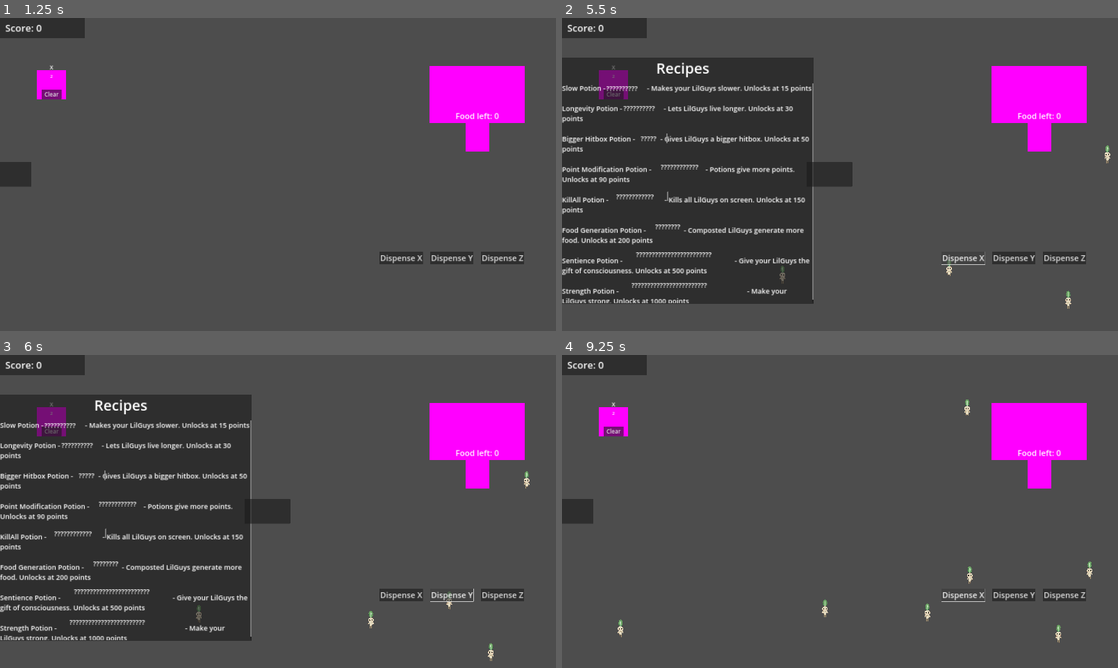
Above: before the commit, frames 1-4 (two rows, left to right).
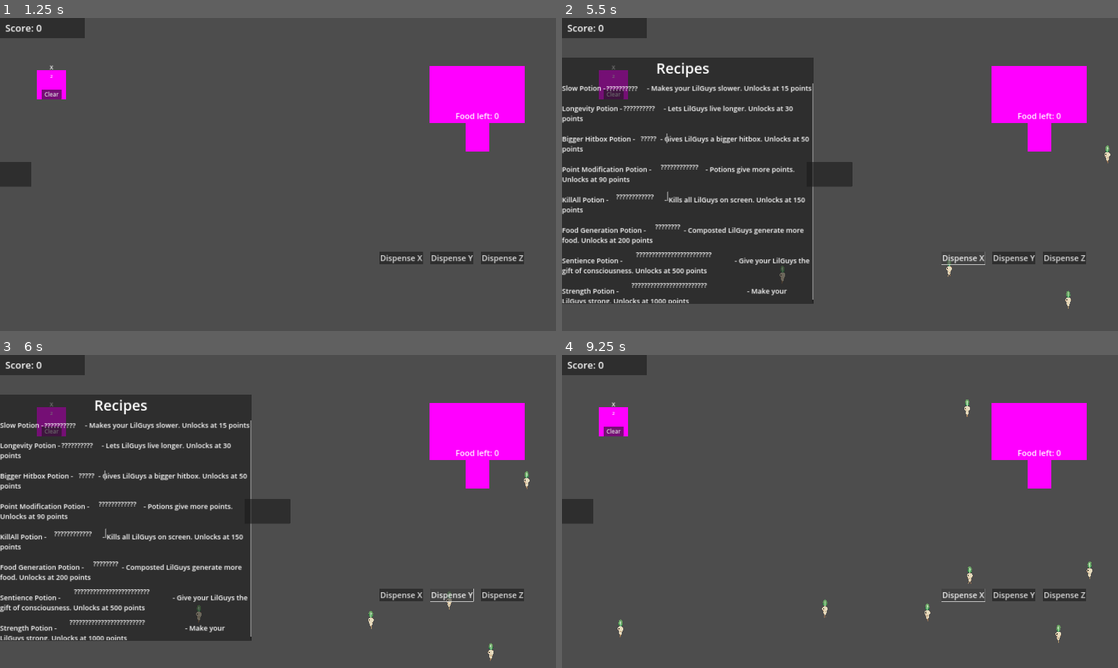
Above: after the commit, the same moments.

Repository: BoopEnthusiast/Cozy-Spring-Jam-2024
Game: Godot game, scene res://scenes/main_menu_screen.tscn
Same seed, same stepped clock (60 frames per second), same inputs: the game is played once before the commit and once after it.
Inputs (mouse positions are in pixels of both pictures, inside the frame that each line leads up to):
- Up to frame 1 (1.25 s): click "Play" at 0.5 s
- Up to frame 2 (5.5 s): click "Dispense X" at 1.25 s; click "Dispense Y" at 2 s; click "Dispense Z" at 2.75 s; click "Clear" at 3.5 s; click (573, 174) at 4.25 s; click "Dispense X" at 5 s
- Up to frame 3 (6 s): click "Dispense Y" at 5.75 s
- Up to frame 4 (9.25 s): click "Dispense Z" at 6.5 s; click "Clear" at 7.25 s; click (828, 511) at 8 s; click "Dispense X" at 8.75 s

Frame 1 is identical in both runs. In frame 2, less than 0.1% of the frame differs, in the area x 39-99%, y 42-93%; in frame 3, less than 0.1%; in frame 4, less than 0.1%, in the area x 10-96%, y 15-92%.

Commit message:
walking left animations

Diff:
--- a/scenes/lil_guy.tscn
+++ b/scenes/lil_guy.tscn
@@ -1,15 +1,39 @@
-[gd_scene load_steps=17 format=3 uid="uid://cf46qb3d2735i"]
+[gd_scene load_steps=41 format=3 uid="uid://cf46qb3d2735i"]
 
 [ext_resource type="Script" path="res://scripts/lil_guy.gd" id="1_j35jn"]
-[ext_resource type="Texture2D" uid="uid://c5xjhp4uxgt48" path="res://resources/LilGuy/dead.png" id="2_c1la0"]
+[ext_resource type="Texture2D" uid="uid://c5xjhp4uxgt48" path="res://resources/LilGuy/Starving/dead.png" id="2_5jx45"]
 [ext_resource type="Texture2D" uid="uid://dckvds4iwod4h" path="res://resources/LilGuy/Healthy/body.png" id="3_vxd5f"]
 [ext_resource type="Texture2D" uid="uid://crcrl62mg1kjj" path="res://resources/LilGuy/Hungry/body.png" id="4_4jjmk"]
-[ext_resource type="Texture2D" uid="uid://d4jqxijidt3m0" path="res://resources/LilGuy/starving.png" id="5_1ws0y"]
+[ext_resource type="Texture2D" uid="uid://3pbwl4j4o23c" path="res://resources/LilGuy/Healthy/Walk left/happy_left_walk_0.png" id="5_xb2ba"]
 [ext_resource type="Script" path="res://scripts/lil_guy_sprite_display.gd" id="6_aqigi"]
+[ext_resource type="Texture2D" uid="uid://cgirb5ccqqrc4" path="res://resources/LilGuy/Healthy/Walk left/happy_left_walk_1.png" id="6_tvbl6"]
+[ext_resource type="Texture2D" uid="uid://de4lqagqcfnet" path="res://resources/LilGuy/Healthy/Walk left/happy_left_walk_2.png" id="7_dw5h1"]
 [ext_resource type="Texture2D" uid="uid://dp6ow6cq6v8hr" path="res://resources/LilGuy/Healthy/mid_leaf.png" id="7_ukary"]
 [ext_resource type="Texture2D" uid="uid://b5nycrkfioym2" path="res://resources/LilGuy/Hungry/mid_leaf.png" id="8_ef81y"]
+[ext_resource type="Texture2D" uid="uid://ce3jrjup6epd8" path="res://resources/LilGuy/Healthy/Walk left/happy_left_walk_3.png" id="8_s4yab"]
 [ext_resource type="Texture2D" uid="uid://bgxou3q6kq7p2" path="res://resources/LilGuy/Healthy/leaf_top.png" id="9_5a6cn"]
+[ext_resource type="Texture2D" uid="uid://d2fv0u503r3jt" path="res://resources/LilGuy/Healthy/Walk left/happy_left_walk_4.png" id="9_n1g0n"]
+[ext_resource type="Texture2D" uid="uid://d1sl5ldluylnb" path="res://resources/LilGuy/Healthy/Walk left/happy_left_walk_5.png" id="10_c8y63"]
 [ext_resource type="Texture2D" uid="uid://dx0ttmvt0ihwp" path="res://resources/LilGuy/Hungry/leaf_top.png" id="10_ghp46"]
+[ext_resource type="Texture2D" uid="uid://cm3k0leg0oafa" path="res://resources/LilGuy/Healthy/Walk left/happy_left_walk_6.png" id="11_xisah"]
+[ext_resource type="Texture2D" uid="uid://bgdcxkpky4v5j" path="res://resources/LilGuy/Healthy/Walk left/happy_left_walk_7.png" id="12_kpt8y"]
+[ext_resource type="Texture2D" uid="uid://caf70k475l8mh" path="res://resources/LilGuy/Hungry/walk left/hungry_left_walk_0.png" id="13_lcvk3"]
+[ext_resource type="Texture2D" uid="uid://ccmjgkh2xq518" path="res://resources/LilGuy/Hungry/walk left/hungry_left_walk_1.png" id="14_15v63"]
+[ext_resource type="Texture2D" uid="uid://buf6rnpmtn2cv" path="res://resources/LilGuy/Hungry/walk left/hungry_left_walk_2.png" id="15_ooupo"]
+[ext_resource type="Texture2D" uid="uid://dwkgi8mnmb2af" path="res://resources/LilGuy/Hungry/walk left/hungry_left_walk_3.png" id="16_lfy5y"]
+[ext_resource type="Texture2D" uid="uid://bwlrd5o6c0xjl" path="res://resources/LilGuy/Hungry/walk left/hungry_left_walk_4.png" id="17_numbc"]
+[ext_resource type="Texture2D" uid="uid://cyws4u71hjqhc" path="res://resources/LilGuy/Hungry/walk left/hungry_left_walk_5.png" id="18_7vg30"]
+[ext_resource type="Texture2D" uid="uid://c1e3tdcfe5d5m" path="res://resources/LilGuy/Hungry/walk left/hungry_left_walk_6.png" id="19_pmtpy"]
+[ext_resource type="Texture2D" uid="uid://c2r1fqf18wjd0" path="res://resources/LilGuy/Hungry/walk left/hungry_left_walk_7.png" id="20_uhtnp"]
+[ext_resource type="Texture2D" uid="uid://d4jqxijidt3m0" path="res://resources/LilGuy/Starving/starving.png" id="21_hsy7g"]
+[ext_resource type="Texture2D" uid="uid://ijdxjmf4ccd" path="res://resources/LilGuy/Starving/walk_left/starving_walk_0.png" id="22_agi3p"]
+[ext_resource type="Texture2D" uid="uid://vmvl12muq3fp" path="res://resources/LilGuy/Starving/walk_left/starving_walk_1.png" id="23_sk25b"]
+[ext_resource type="Texture2D" uid="uid://q81bswtoicnq" path="res://resources/LilGuy/Starving/walk_left/starving_walk_2.png" id="24_lxnqv"]
+[ext_resource type="Texture2D" uid="uid://dial632v26c14" path="res://resources/LilGuy/Starving/walk_left/starving_walk_3.png" id="25_36iex"]
+[ext_resource type="Texture2D" uid="uid://dgg3od4miuo2e" path="res://resources/LilGuy/Starving/walk_left/starving_walk_4.png" id="26_cfmyt"]
+[ext_resource type="Texture2D" uid="uid://c4hxflrj2u76n" path="res://resources/LilGuy/Starving/walk_left/starving_walk_5.png" id="27_jkxmx"]
+[ext_resource type="Texture2D" uid="uid://c3u7trnp2xwsp" path="res://resources/LilGuy/Starving/walk_left/starving_walk_6.png" id="28_oig6s"]
+[ext_resource type="Texture2D" uid="uid://rvr07uermpe8" path="res://resources/LilGuy/Starving/walk_left/starving_walk_7.png" id="29_8lyns"]
 
 [sub_resource type="RectangleShape2D" id="RectangleShape2D_o3xo7"]
 size = Vector2(44, 86)
@@ -25,7 +49,7 @@
 animations = [{
 "frames": [{
 "duration": 1.0,
-"texture": ExtResource("2_c1la0")
+"texture": ExtResource("2_5jx45")
 }],
 "loop": true,
 "name": &"dead",
@@ -41,6 +65,35 @@
 }, {
 "frames": [{
 "duration": 1.0,
+"texture": ExtResource("5_xb2ba")
+}, {
+"duration": 1.0,
+"texture": ExtResource("6_tvbl6")
+}, {
+"duration": 1.0,
+"texture": ExtResource("7_dw5h1")
+}, {
+"duration": 1.0,
+"texture": ExtResource("8_s4yab")
+}, {
+"duration": 1.0,
+"texture": ExtResource("9_n1g0n")
+}, {
+"duration": 1.0,
+"texture": ExtResource("10_c8y63")
+}, {
+"duration": 1.0,
+"texture": ExtResource("11_xisah")
+}, {
+"duration": 1.0,
+"texture": ExtResource("12_kpt8y")
+}],
+"loop": true,
+"name": &"healthy_walk_left",
+"speed": 5.0
+}, {
+"frames": [{
+"duration": 1.0,
 "texture": ExtResource("4_4jjmk")
 }],
 "loop": true,
@@ -49,10 +102,68 @@
 }, {
 "frames": [{
 "duration": 1.0,
-"texture": ExtResource("5_1ws0y")
+"texture": ExtResource("13_lcvk3")
+}, {
+"duration": 1.0,
+"texture": ExtResource("14_15v63")
+}, {
+"duration": 1.0,
+"texture": ExtResource("15_ooupo")
+}, {
+"duration": 1.0,
+"texture": ExtResource("16_lfy5y")
+}, {
+"duration": 1.0,
+"texture": ExtResource("17_numbc")
+}, {
+"duration": 1.0,
+"texture": ExtResource("18_7vg30")
+}, {
+"duration": 1.0,
+"texture": ExtResource("19_pmtpy")
+}, {
+"duration": 1.0,
+"texture": ExtResource("20_uhtnp")
+}],
+"loop": true,
+"name": &"hungry_walk_left",
+"speed": 5.0
+}, {
+"frames": [{
+"duration": 1.0,
+"texture": ExtResource("21_hsy7g")
 }],
 "loop": true,
 "name": &"starving",
+"speed": 5.0
+}, {
+"frames": [{
+"duration": 1.0,
+"texture": ExtResource("22_agi3p")
+}, {
+"duration": 1.0,
+"texture": ExtResource("23_sk25b")
+}, {
+"duration": 1.0,
+"texture": ExtResource("24_lxnqv")
+}, {
+"duration": 1.0,
+"texture": ExtResource("25_36iex")
+}, {
+"duration": 1.0,
+"texture": ExtResource("26_cfmyt")
+}, {
+"duration": 1.0,
+"texture": ExtResource("27_jkxmx")
+}, {
+"duration": 1.0,
+"texture": ExtResource("28_oig6s")
+}, {
+"duration": 1.0,
+"texture": ExtResource("29_8lyns")
+}],
+"loop": true,
+"name": &"starving_walk_left",
 "speed": 5.0
 }]
 
@@ -109,6 +220,7 @@
 
 [node name="Timer" type="Timer" parent="."]
 wait_time = 30.0
+one_shot = true
 autostart = true
 
 [node name="Label" type="Label" parent="."]
@@ -123,6 +235,7 @@
 [node name="Sprite" type="AnimatedSprite2D" parent="."]
 scale = Vector2(0.05, 0.05)
 sprite_frames = SubResource("SpriteFrames_h2c4p")
+animation = &"starving_walk_left"
 script = ExtResource("6_aqigi")
 
 [node name="MidLeaf" type="AnimatedSprite2D" parent="."]
--- a/scripts/lil_guy.gd
+++ b/scripts/lil_guy.gd
@@ -3,13 +3,13 @@
 signal hunger_changed
 signal merged
 
-enum FoodLevel {HEALTHY, HUNGRY, SARVING, DEAD}
+enum FoodLevel {HEALTHY, HUNGRY, STARVING, DEAD}
 
 var speed = 300.0
 var direction: Vector2
 var mouse_is_on := false
 var is_dragging := false
-var current_hunger_state: int = FoodLevel.HEALTHY
+var current_hunger_state: FoodLevel = FoodLevel.HEALTHY
 var genes: Array[String]
 var food_worth: int = 1
 var in_cauldron := false
@@ -17,6 +17,8 @@
 @onready var label: Label = $Label
 @onready var timer: Timer = $Timer
 @onready var collider: CollisionShape2D = $Collider
+@onready var sprite: AnimatedSprite2D = $Sprite
+
 
 func _input(event):
 	if Input.is_action_just_pressed("click"):
@@ -57,6 +59,16 @@
 	else:
 		velocity = direction * speed
 
+	# Die when running out of hunger
+	if timer.time_left <= 20 and timer.time_left > 10:
+		current_hunger_state = FoodLevel.HUNGRY
+	if timer.time_left <= 10 and timer.time_left > 0:
+		current_hunger_state = FoodLevel.STARVING
+	if timer.time_left <= 0:
+		current_hunger_state = FoodLevel.DEAD
+
+	update_sprite()
+
 	move_and_slide()
 
 
@@ -95,3 +107,13 @@
 	for gene in genes:
 		concat_genes += gene
 	return concat_genes
+
+func update_sprite():
+	if current_hunger_state == FoodLevel.HEALTHY:
+		sprite.play("healthy_walk_left")
+	if current_hunger_state == FoodLevel.HUNGRY:
+		sprite.play("hungry_walk_left")
+	if current_hunger_state == FoodLevel.STARVING:
+		sprite.play("hungry_walk_left")
+	if current_hunger_state == FoodLevel.DEAD:
+		sprite.play("dead")
Renamed: resources/LilGuy/dead.png -> resources/LilGuy/Starving/dead.png
Not shown, changed: resources/LilGuy/Starving/dead.png.import
Renamed: resources/LilGuy/starving.png -> resources/LilGuy/Starving/starving.png
Not shown, changed: resources/LilGuy/Starving/starving.png.import
Renamed: resources/LilGuy/starving_walk/starving_walk_0.png -> resources/LilGuy/Starving/walk_left/starving_walk_0.png
Not shown, changed: resources/LilGuy/Starving/walk_left/starving_walk_0.png.import
Renamed: resources/LilGuy/starving_walk/starving_walk_1.png -> resources/LilGuy/Starving/walk_left/starving_walk_1.png
Not shown, changed: resources/LilGuy/Starving/walk_left/starving_walk_1.png.import
Renamed: resources/LilGuy/starving_walk/starving_walk_2.png -> resources/LilGuy/Starving/walk_left/starving_walk_2.png
Not shown, changed: resources/LilGuy/Starving/walk_left/starving_walk_2.png.import
Renamed: resources/LilGuy/starving_walk/starving_walk_3.png -> resources/LilGuy/Starving/walk_left/starving_walk_3.png
Not shown, changed: resources/LilGuy/Starving/walk_left/starving_walk_3.png.import
(and 8 more such lines)
